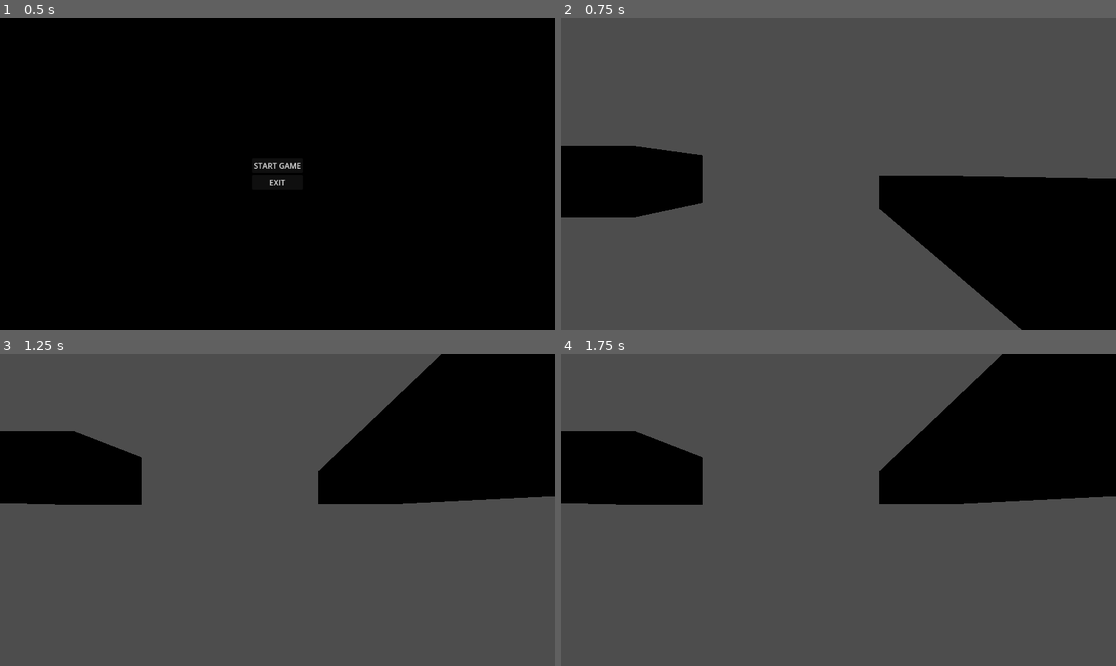
Above: before the commit, frames 1-4 (two rows, left to right).
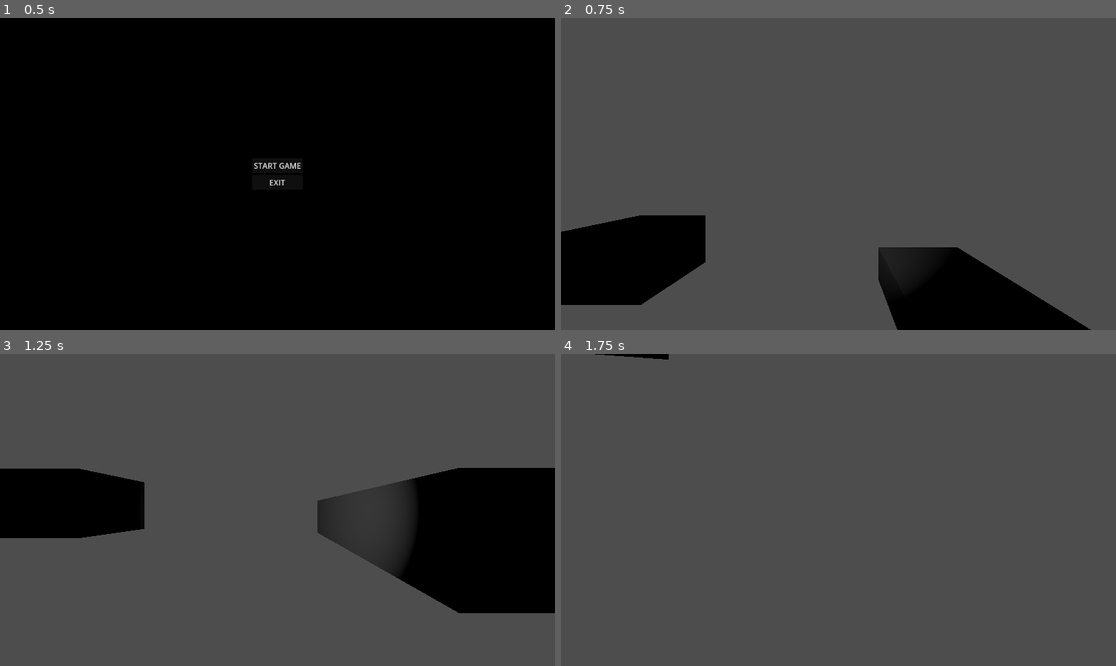
Above: after the commit, the same moments.

Repository: EvesTwisted/WorldHorror
Game: Godot game, scene res://scenes/ui/main_menu.tscn
The game is run twice, just before and just after one commit, with the same random seed, the same clock (stepped at 60 frames per second) and the same inputs.
Inputs (mouse positions are in pixels of both pictures, inside the frame that each line leads up to):
- Up to frame 1 (0.5 s): no input
- Up to frame 2 (0.75 s): click "START GAME" at 0.5 s
- Up to frame 3 (1.25 s): no input
- Up to frame 4 (1.75 s): move the mouse to (866, 510) at 1.27 s

Frame 1 is identical in both runs. In frame 2, 29% of the frame differs, in the area x 0-100%, y 40-100%; in frame 3, 31%, in the area x 0-100%, y 0-84%; in frame 4, 22%.
Error before the commit: Invalid access to property or key 'rotation' on a base object of type 'null instance'. (res://03_Actors/Player/player.gd:32)
Error after the commit: Invalid call. Nonexistent function 'is_action_just_pressed' in base 'InputEventMouseMotion'. (res://03_Actors/Player/player.gd:31)

Commit message:
revert: Revert to stable placeholder due to incompatible model asset

Diff:
--- a/03_Actors/Player/Eve_Player.tscn
+++ b/03_Actors/Player/Eve_Player.tscn
@@ -1,52 +1,25 @@
-[gd_scene load_steps=7 format=3 uid="uid://eveplayer"]
+[gd_scene load_steps=4 format=3 uid="uid://eveplayer"]
 
 [ext_resource type="Script" path="res://03_Actors/Player/player.gd" id="1_script"]
-[ext_resource type="PackedScene" path="res://04_Assets/assets/meshes/female_body_a-pose__t-pose_free.glb" id="2_model"]
 
-[sub_resource type="CapsuleShape3D" id="CapsuleShape3D_player"]
-height = 1.7
-radius = 0.4
-
-[sub_resource type="AnimationNodeBlendSpace2D" id="AnimationNodeBlendSpace2D_main"]
-
-[sub_resource type="AnimationNodeStateMachineTransition" id="AnimationNodeStateMachineTransition_to_blend_space"]
-
-[sub_resource type="AnimationNodeStateMachine" id="AnimationNodeStateMachine_main"]
-states/BlendSpace2D/node = SubResource("AnimationNodeBlendSpace2D_main")
-states/BlendSpace2D/position = Vector2(400, 100)
-states/Start/position = Vector2(200, 100)
-transitions = ["Start", "BlendSpace2D", SubResource("AnimationNodeStateMachineTransition_to_blend_space")]
+[sub_resource type="CapsuleMesh" id="CapsuleMesh_placeholder"]
 
 [node name="Eve_Player" type="CharacterBody3D"]
 script = ExtResource("1_script")
 
-[node name="CollisionShape3D" type="CollisionShape3D" parent="."]
+[node name="PlaceholderMesh" type="MeshInstance3D" parent="."]
 transform = Transform3D(1, 0, 0, 0, 1, 0, 0, 0, 1, 0, 1, 0)
-shape = SubResource("CapsuleShape3D_player")
+mesh = SubResource("CapsuleMesh_placeholder")
 
-[node name="Pivot" type="Node3D" parent="."]
+[node name="Head" type="Node3D" parent="."]
+transform = Transform3D(1, 0, 0, 0, 1, 0, 0, 0, 1, 0, 1.8, 0)
 
-[node name="female_body_a-pose__t-pose_free" parent="Pivot" instance=ExtResource("2_model")]
+[node name="Camera3D" type="Camera3D" parent="Head"]
+transform = Transform3D(1, 0, 0, 0, 1, 0, 0, 0, 1, 0, 0, 0.12)
+near = 0.01
 
-[node name="ShoulderBone" type="BoneAttachment3D" parent="Pivot/female_body_a-pose__t-pose_free/Armature/Skeleton3D"]
-bone_name = "Spine2"
-
-[node name="Camera3D" type="Camera3D" parent="Pivot/female_body_a-pose__t-pose_free/Armature/Skeleton3D/ShoulderBone"]
-near = 0.01
-unique_name_in_owner = true
-
-[node name="RightHandBone" type="BoneAttachment3D" parent="Pivot/female_body_a-pose__t-pose_free/Armature/Skeleton3D"]
-bone_name = "RightHand"
-
-[node name="Flashlight" type="SpotLight3D" parent="Pivot/female_body_a-pose__t-pose_free/Armature/Skeleton3D/RightHandBone"]
-transform = Transform3D(1, 0, 0, 0, -4.37114e-08, 1, 0, -1, -4.37114e-08, 0, 0, 0)
+[node name="Flashlight" type="SpotLight3D" parent="Head/Camera3D"]
 light_energy = 1.5
 light_volumetric_fog_energy = 2.0
 spot_range = 20.0
 spot_angle = 35.0
-unique_name_in_owner = true
-
-[node name="AnimationTree" type="AnimationTree" parent="."]
-tree_root = SubResource("AnimationNodeStateMachine_main")
-anim_player = NodePath("Pivot/female_body_a-pose__t-pose_free/AnimationPlayer")
-process_callback = 1 # Physics
--- a/03_Actors/Player/player.gd
+++ b/03_Actors/Player/player.gd
@@ -13,22 +13,19 @@
 @export_group("Camera")
 @export var mouse_sensitivity: float = 0.1
 
-@onready var animation_tree = $AnimationTree
-@onready var state_machine = animation_tree.get("parameters/playback")
-@onready var pivot = $Pivot
-@onready var camera = $"Pivot/female_body_a-pose__t-pose_free/Armature/Skeleton3D/ShoulderBone/Camera3D"
-@onready var flashlight = $"Pivot/female_body_a-pose__t-pose_free/Armature/Skeleton3D/RightHandBone/Flashlight"
+@onready var head = $Head
+@onready var camera = $Head/Camera3D
+@onready var flashlight = $Head/Camera3D/Flashlight
 
 var _gravity: float
 
 func _ready() -> void:
 	_gravity = ProjectSettings.get_setting("physics/3d/default_gravity") * gravity_scale
 	Input.mouse_mode = Input.MOUSE_MODE_CAPTURED
-	animation_tree.active = true
 
 func _unhandled_input(event: InputEvent) -> void:
 	if event is InputEventMouseMotion:
-		pivot.rotate_y(deg_to_rad(-event.relative.x * mouse_sensitivity))
+		head.rotate_y(deg_to_rad(-event.relative.x * mouse_sensitivity))
 		camera.rotation.x = clamp(camera.rotation.x + deg_to_rad(-event.relative.y * mouse_sensitivity), deg_to_rad(-80), deg_to_rad(80))
 
 	if event.is_action_just_pressed("flashlight"):
@@ -41,7 +38,7 @@
 
 	# Movement
 	var input_dir = Input.get_vector("move_left", "move_right", "move_forward", "move_backward")
-	var direction = (pivot.transform.basis * Vector3(input_dir.x, 0, input_dir.y)).normalized()
+	var direction = (head.transform.basis * Vector3(input_dir.x, 0, input_dir.y)).normalized()
 	var is_sprinting = Input.is_action_pressed("sprint")
 	var speed = sprint_speed if is_sprinting else walk_speed
 
@@ -54,8 +51,4 @@
 		velocity.x = lerp(velocity.x, 0.0, deceleration)
 		velocity.z = lerp(velocity.z, 0.0, deceleration)
 
-	# Animation Control
-	var move_blend = velocity.length() / sprint_speed
-	animation_tree.set("parameters/BlendSpace2D/blend_position", move_blend)
-
 	move_and_slide()
